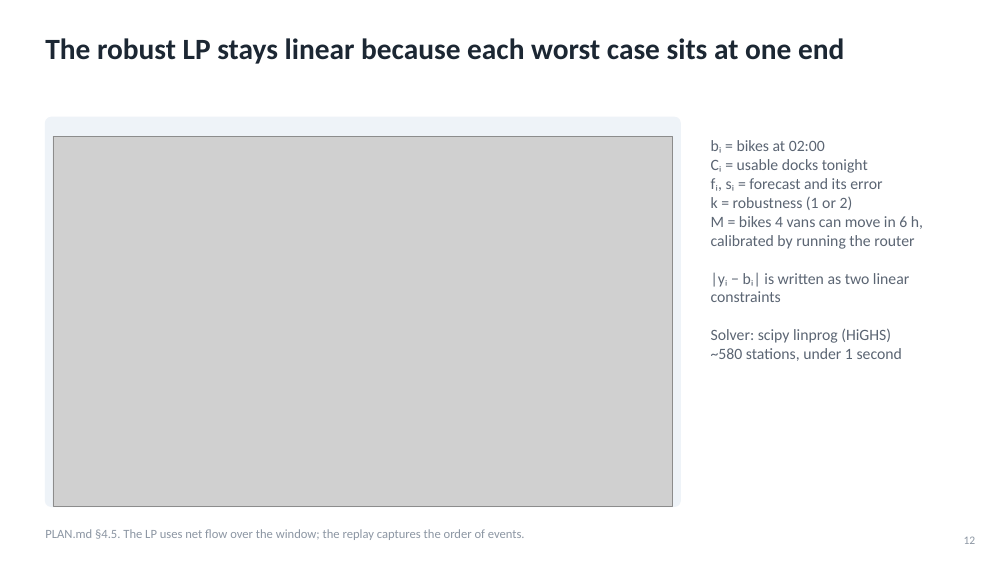
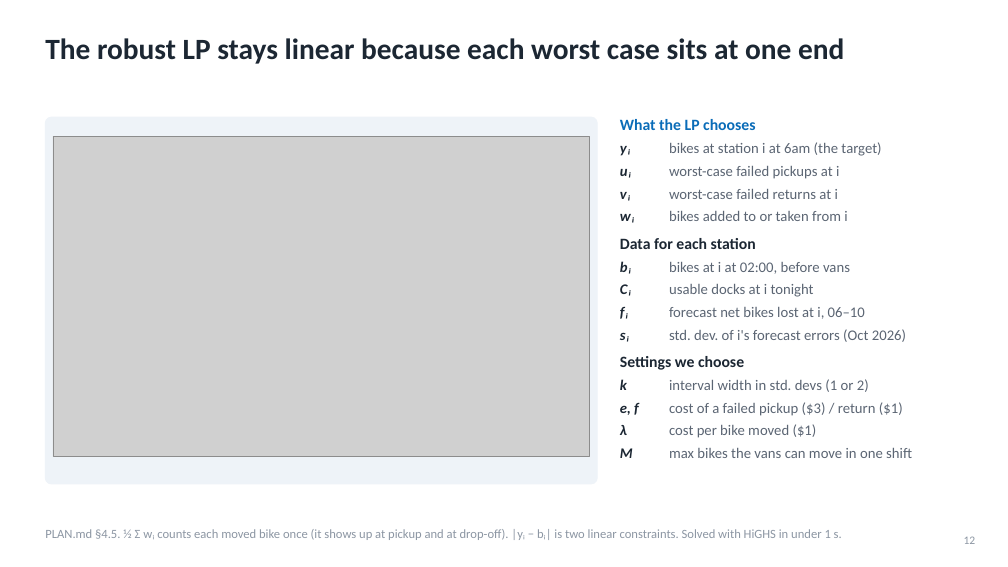
Before and after one commit to gianlucapisa/bluebikes-gbfs, a slide deck: slide 12 of Bluebikes_TA_checkin_2026-11-27.pptx. Drawn at 1008x567 pixels with LibreOffice and Linux fonts; fonts in the diff are those of the drawing; grey boxes stand for pictures. Boxes give left, top, right and bottom in pixels: in the first picture for what was removed or moved away, otherwise in the second. Text is boxed around its words. In the diff, an @@ line names an element or a change of style, - is before the commit and + after.

```diff
--- a/Bluebikes_TA_checkin_2026-11-27.pptx
+++ b/Bluebikes_TA_checkin_2026-11-27.pptx
@@ rounded rectangle resized from (x1=45, y1=117, x2=681, y2=507) to (x1=45, y1=117, x2=597, y2=484) @@
@@ table added at (x1=620, y1=110, x2=968, y2=462), 15 rows, 2 columns @@
+What the LP chooses | 
+yᵢ | bikes at station i at 6am (the target)
+uᵢ | worst-case failed pickups at i
+vᵢ | worst-case failed returns at i
+wᵢ | bikes added to or taken from i
+Data for each station | 
+bᵢ | bikes at i at 02:00, before vans
+Cᵢ | usable docks at i tonight
+fᵢ | forecast net bikes lost at i, 06–10
+sᵢ | std. dev. of i's forecast errors (Oct 2026)
+Settings we choose | 
+k | interval width in std. devs (1 or 2)
+e, f | cost of a failed pickup ($3) / return ($1)
+λ | cost per bike moved ($1)
+M | max bikes the vans can move in one shift
@@ picture resized from (x1=53, y1=136, x2=673, y2=507) to (x1=53, y1=136, x2=590, y2=457) @@
@@ text removed at (x1=711, y1=140, x2=923, y2=361) @@
-bᵢ = bikes at 02:00
-Cᵢ = usable docks tonight
-fᵢ, sᵢ = forecast and its error
-k = robustness (1 or 2)
-M = bikes 4 vans can move in 6 h, calibrated by running the router
-|yᵢ − bᵢ| is written as two linear constraints
-Solver: scipy linprog (HiGHS)
-~580 stations, under 1 second
@@ text at (x1=45, y1=529, x2=842, y2=540): text changed @@
-PLAN.md §4.5. The LP uses net flow over the window; the replay captures the order of events.
+PLAN.md §4.5. ½ Σ wᵢ counts each moved bike once (it shows up at pickup and at drop-off). |yᵢ − bᵢ| is two linear constraints. Solved with HiGHS in under 1 s.
```
